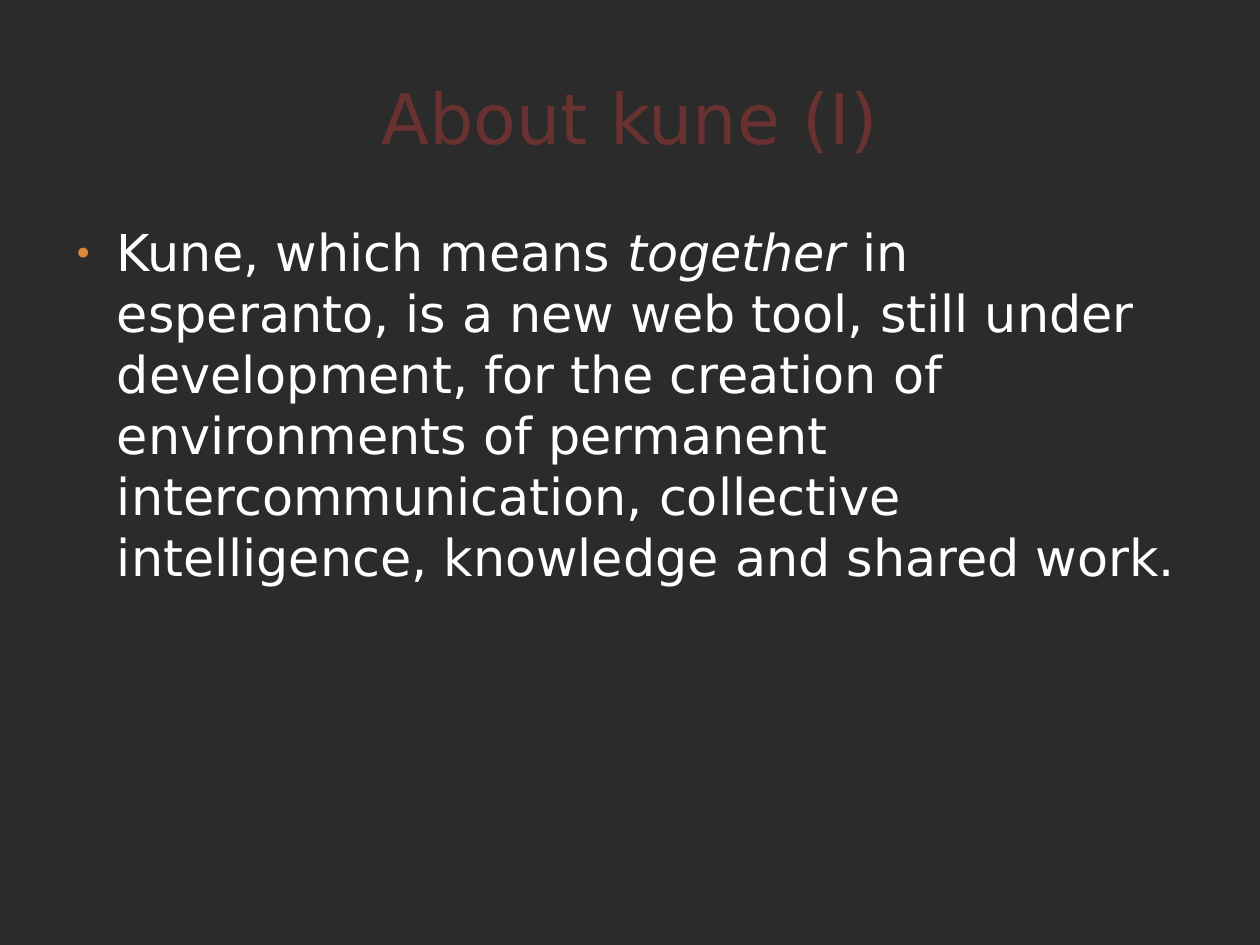
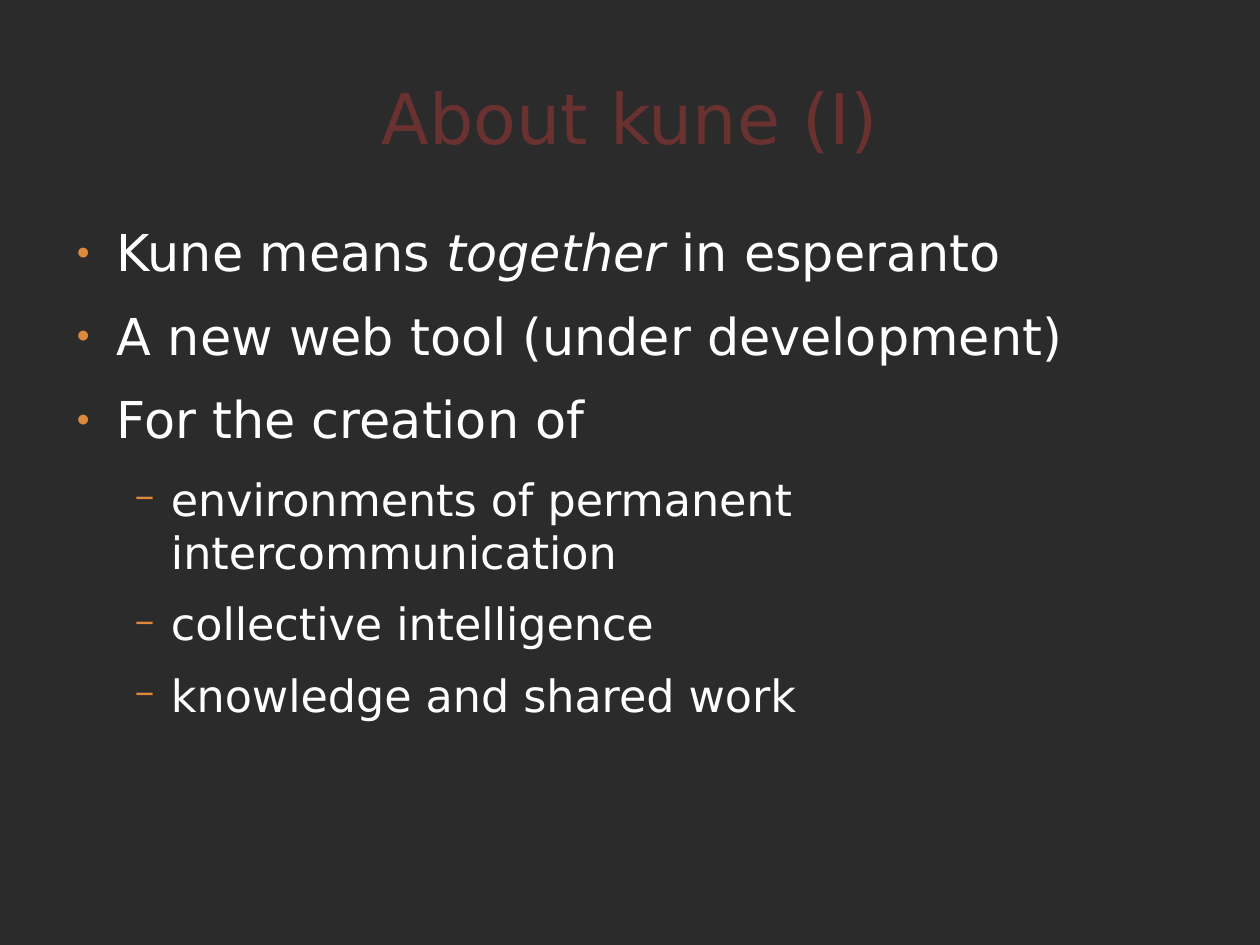
Before and after one commit to comunes/kune, a slide deck: slide 2 of doc/kune-dic-08.odp. Drawn at 1260x945 pixels with LibreOffice and Linux fonts; fonts in the diff are those of the drawing; background and template pictures are left out; a plain dark background stands for a picture behind light text. Boxes give left, top, right and bottom in pixels: in the first picture for what was removed or moved away, otherwise in the second. Text is boxed around its words. In the diff, an @@ line names an element or a change of style, - is before the commit and + after.

Commit message:
Kune presentation improved: translation, organization and design

```diff
--- a/doc/kune-dic-08.odp
+++ b/doc/kune-dic-08.odp
@@ text at [117, 232, 1062, 722]: text changed; size 32 to 28 pt @@
-● Kune, which means together in esperanto, is a new web tool, still under development, for the creation of environments of permanent intercommunication, collective intelligence, knowledge and shared work.
+● Kune means together in esperanto
+● A new web tool (under development)
+● For the creation of
+  − environments of permanent intercommunication
+  − collective intelligence
+  − knowledge and shared work
```
Also in this commit, not shown: 13 other slides changed, 2 slides removed.
